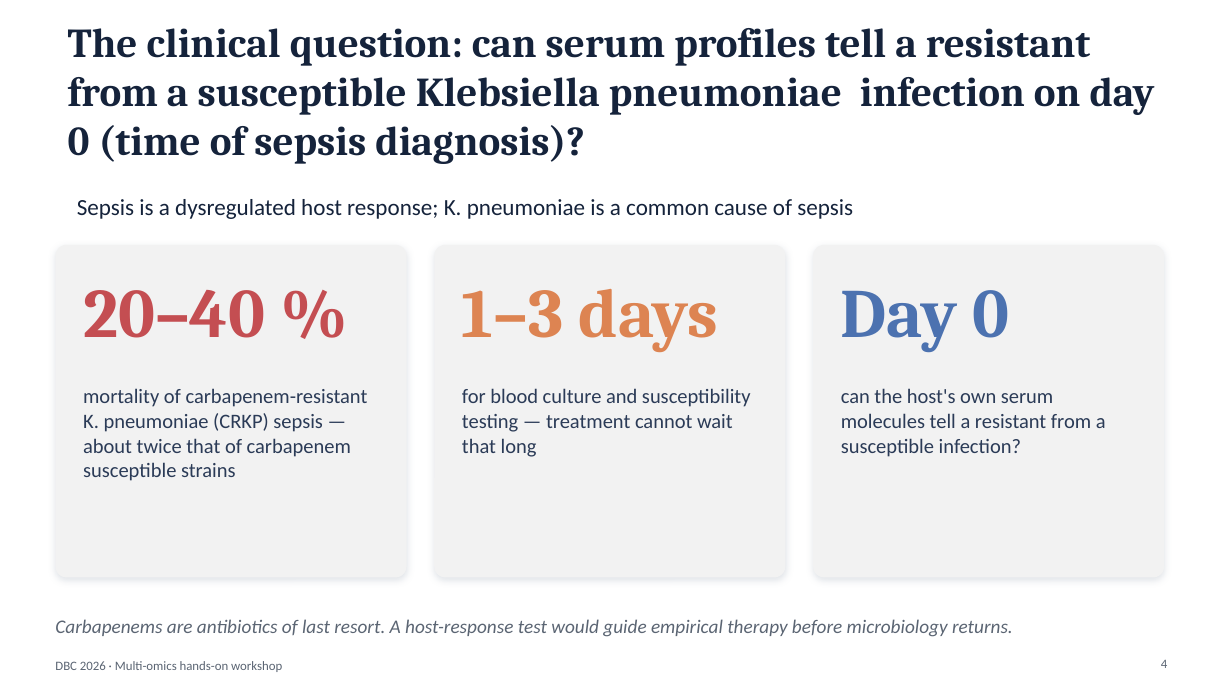
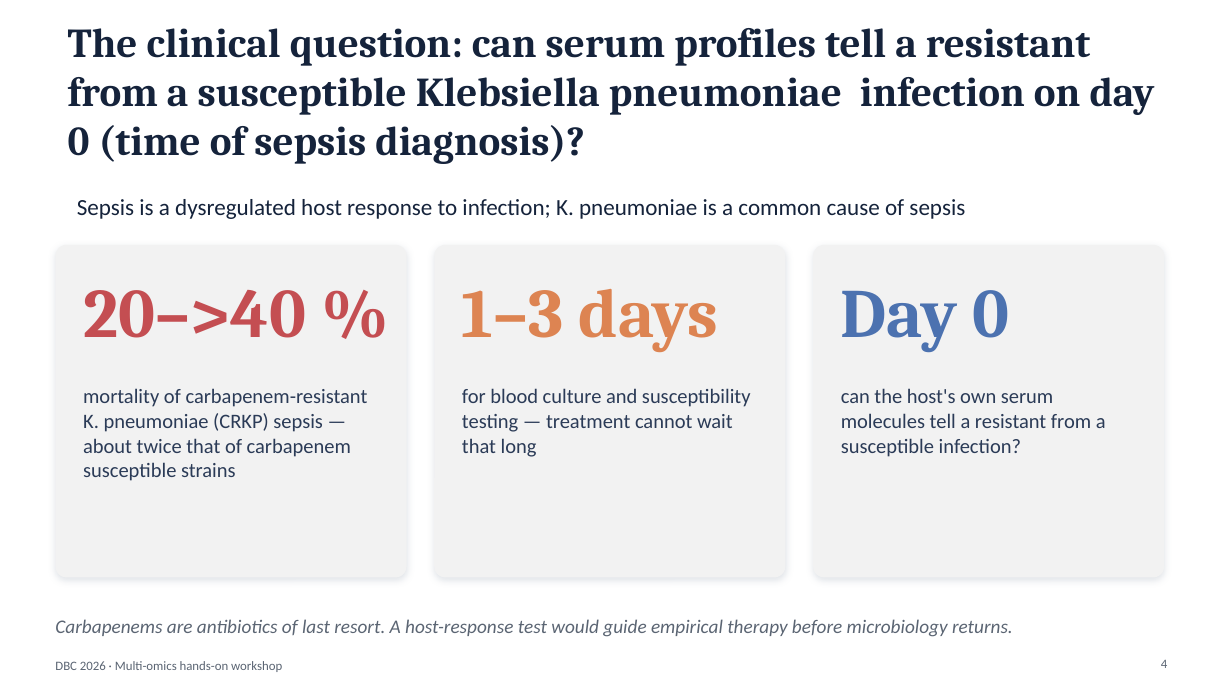
Before and after one commit to biosustain/dsp_multiomics_workshop, a slide deck: slide 4 of slides/01_workshop_introduction.pptx. Drawn at 1232x693 pixels with LibreOffice and Linux fonts; fonts in the diff are those of the drawing. Boxes give left, top, right and bottom in pixels: in the first picture for what was removed or moved away, otherwise in the second. Text is boxed around its words. In the diff, an @@ line names an element or a change of style, - is before the commit and + after.

```diff
--- a/slides/01_workshop_introduction.pptx
+++ b/slides/01_workshop_introduction.pptx
@@ text at <box>77,199,965,219</box>: text changed @@
-Sepsis is a dysregulated host response; K. pneumoniae is a common cause of sepsis
+Sepsis is a dysregulated host response to infection; K. pneumoniae is a common cause of sepsis
@@ text at <box>83,290,306,338</box>: text changed @@
-20–40 %
+20–>40 %
```
Also in this commit, not shown: 10 other slides changed.
